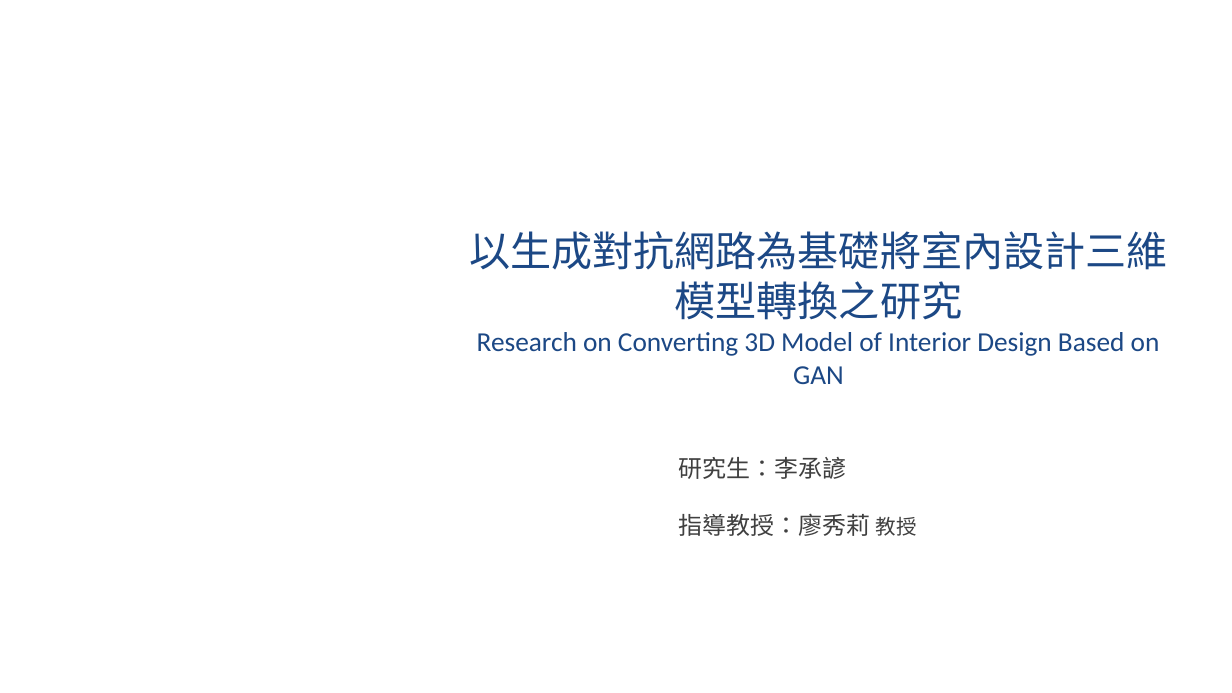
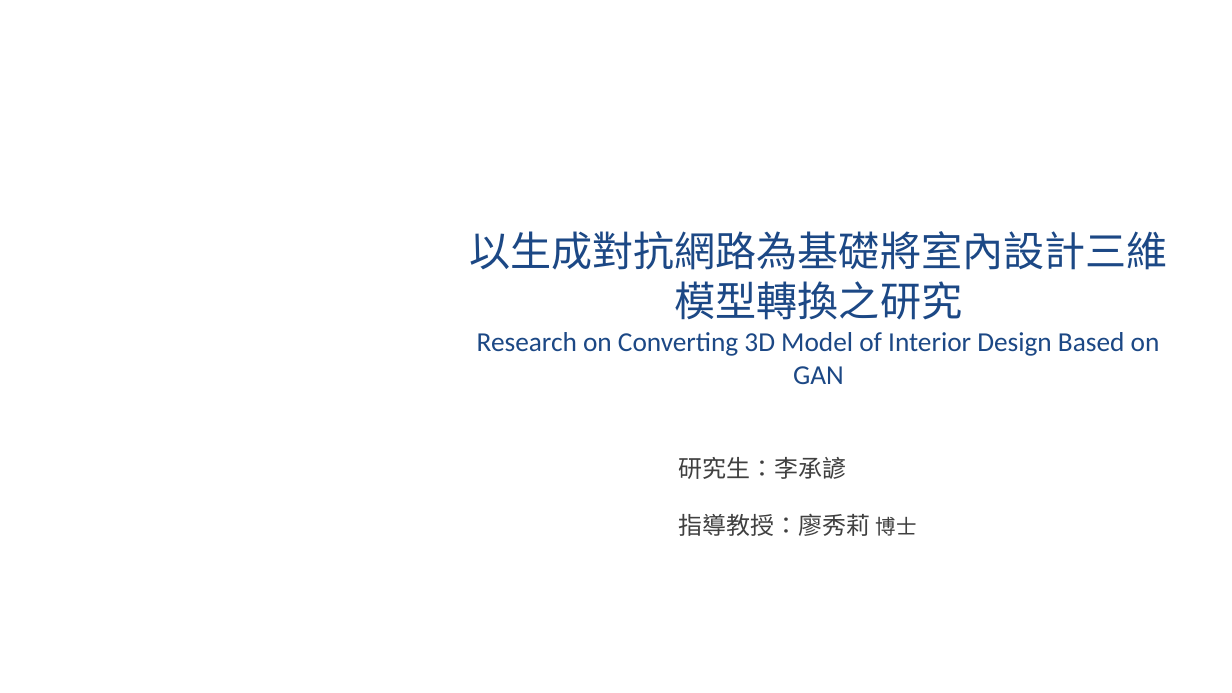
Before and after one commit to 10994015/paper, a slide deck: slide 1 of 論文/論文初審.pptx. Drawn at 1232x693 pixels with LibreOffice and Linux fonts; fonts in the diff are those of the drawing; background and template pictures are left out. Boxes give left, top, right and bottom in pixels: in the first picture for what was removed or moved away, otherwise in the second. Text is boxed around its words. In the diff, an @@ line names an element or a change of style, - is before the commit and + after.

Commit message:
0111

```diff
--- a/論文/論文初審.pptx
+++ b/論文/論文初審.pptx
@@ text at box(678, 513, 917, 536): text changed @@
-指導教授：廖秀莉 教授
+指導教授：廖秀莉 博士
```
